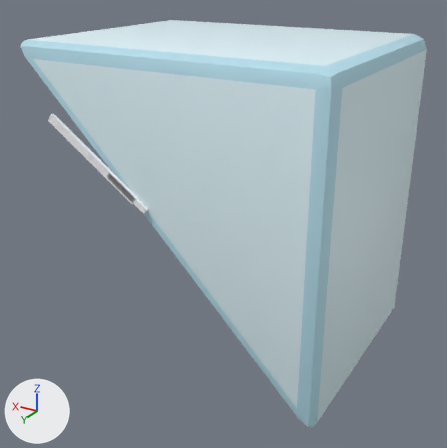
Before and after pictures for a commit that changed the FBX model Assets/CPW/Resources/Models/Props/TriangleMediumIce.fbx.
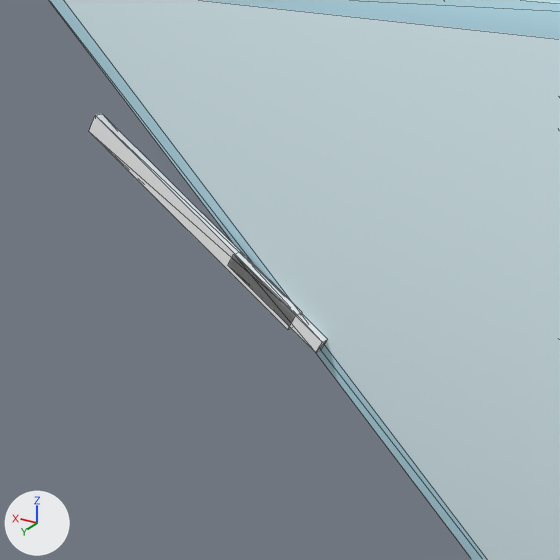
There are two pictures of each version: one whole from a camera (50 mm lens) standing at (-2.78, 4.53, 2.04) and looking at (-0.14, 0.13, -0.15), one close up on the part from 2% to 55% of the width and 15% to 67% of the height. The axes (+X, +Y, +Z) are drawn at lower left. The lights are the same throughout. The last two pictures show the newer version. The close-ups show mesh edges as thin lines. Where no turn or scale is listed for an object, it has been applied to the vertices.

Objects in the first close-up: 'TriangleMediumIce'.
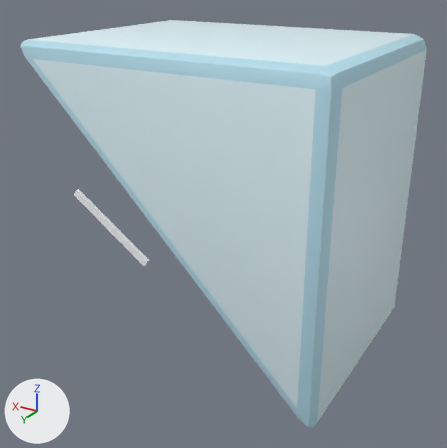
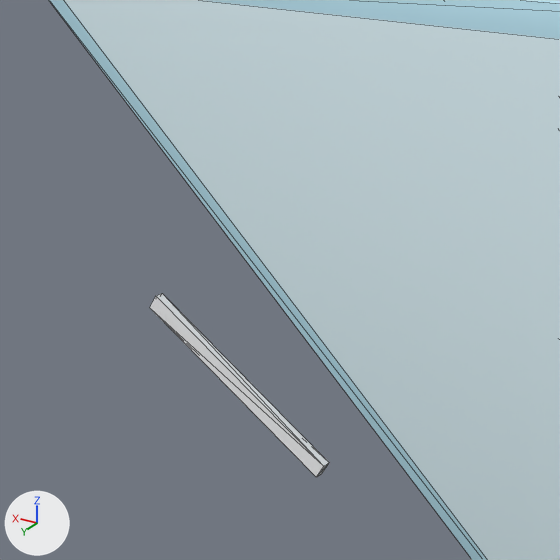
Scene script edits in JSON lines:
```json
{"block": "me_trianglemediumice", "where": "# used by ob_trianglemediumice; location = (0.0, 0.0, 0.0)"}
{"block": "me_trianglemediumice", "where": "# verts and faces of me_trianglemediumice; kept vertices keep their numbers, new ones are numbered from 58"}
{"block": "me_trianglemediumice", "where": "# before: 42 (0.87, 1.12, 0.87) at pixel (88, 131), 43 (0.83, 1.12, 0.93) at pixel (95, 115), 44 (0.87, 1.1, 0.87), 45 (0.83, 1.1, 0.93) at pixel (102, 113), 46 (0.07, 1.12, 0.32) at pixel (287, 329)"}
{"block": "me_trianglemediumice", "where": "# before: 47 (0.03, 1.12, 0.38) at pixel (296, 314), 48 (0.07, 1.1, 0.32), 49 (0.03, 1.1, 0.38) at pixel (302, 312)"}
{"op": "remove", "block": "me_trianglemediumice", "code": "me_trianglemediumice.from_pydata(...)  # 58 vertices, 104 faces; spans x -1.48..1.22, y -1.1..1.12, z -1.24..1.45"}
{"op": "add", "block": "me_trianglemediumice", "code": "me_trianglemediumice.from_pydata(...)  # 50 vertices, 92 faces; spans x -1.48..1.22, y -1.1..1.12, z -1.24..1.45"}
{"block": "me_trianglemediumice", "change": "me_trianglemediumice part 1: the loose piece of 8 vertices spanning x -0.06..0.3, y 1.1..1.12, z 0.27..0.54 is deleted"}
{"block": "me_trianglemediumice", "change": "me_trianglemediumice part 2"}
{"op": "add", "block": "me_trianglemediumice", "code": "delete_faces([(44, 45, 48), (43, 47, 49), (45, 49, 48), (43, 49, 45)])"}
{"op": "add", "block": "me_trianglemediumice", "code": "verts[42] = (0.67, 1.12, 0.28)  # moved, pixel (149, 307)"}
{"op": "add", "block": "me_trianglemediumice", "code": "verts[44] = (0.67, 1.1, 0.28)  # moved"}
{"op": "add", "block": "me_trianglemediumice", "code": "verts[43] = (0.64, 1.12, 0.33)  # moved, pixel (155, 295)"}
{"op": "add", "block": "me_trianglemediumice", "code": "verts[45] = (0.64, 1.1, 0.33)  # moved, pixel (162, 293)"}
{"op": "add", "block": "me_trianglemediumice", "code": "verts[46] = (-0.01, 1.12, -0.18)  # moved, pixel (316, 477)"}
{"op": "add", "block": "me_trianglemediumice", "code": "verts[48] = (-0.01, 1.1, -0.18)  # moved, pixel (321, 473)"}
{"op": "add", "block": "me_trianglemediumice", "code": "verts[47] = (-0.04, 1.12, -0.13)  # moved, pixel (323, 466)"}
{"op": "add", "block": "me_trianglemediumice", "code": "verts[49] = (-0.04, 1.1, -0.13)  # moved, pixel (329, 462)"}
{"op": "add", "block": "me_trianglemediumice", "code": "faces += [(44, 49, 48), (45, 47, 49), (44, 45, 49), (43, 47, 45)]  # mat_white (white #fbfbfd)"}
```

Location of each change, (x1, y1, x2, y2) in pixels of the close-ups (560 x 560 px; the box of a moved part takes in the faces that stretch with it):
```json
{"part": 1, "of": "me_trianglemediumice", "change": "deleted", "before": [228, 254, 327, 353]}
{"part": 2, "of": "me_trianglemediumice", "change": "moved or reshaped", "before": [89, 114, 301, 330], "after": [150, 294, 329, 477]}
```
